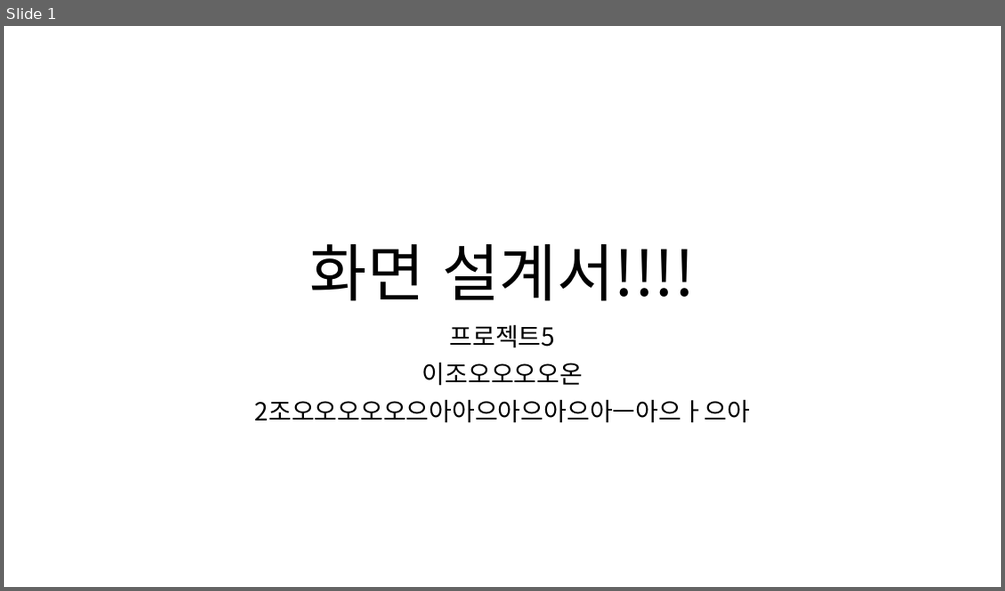
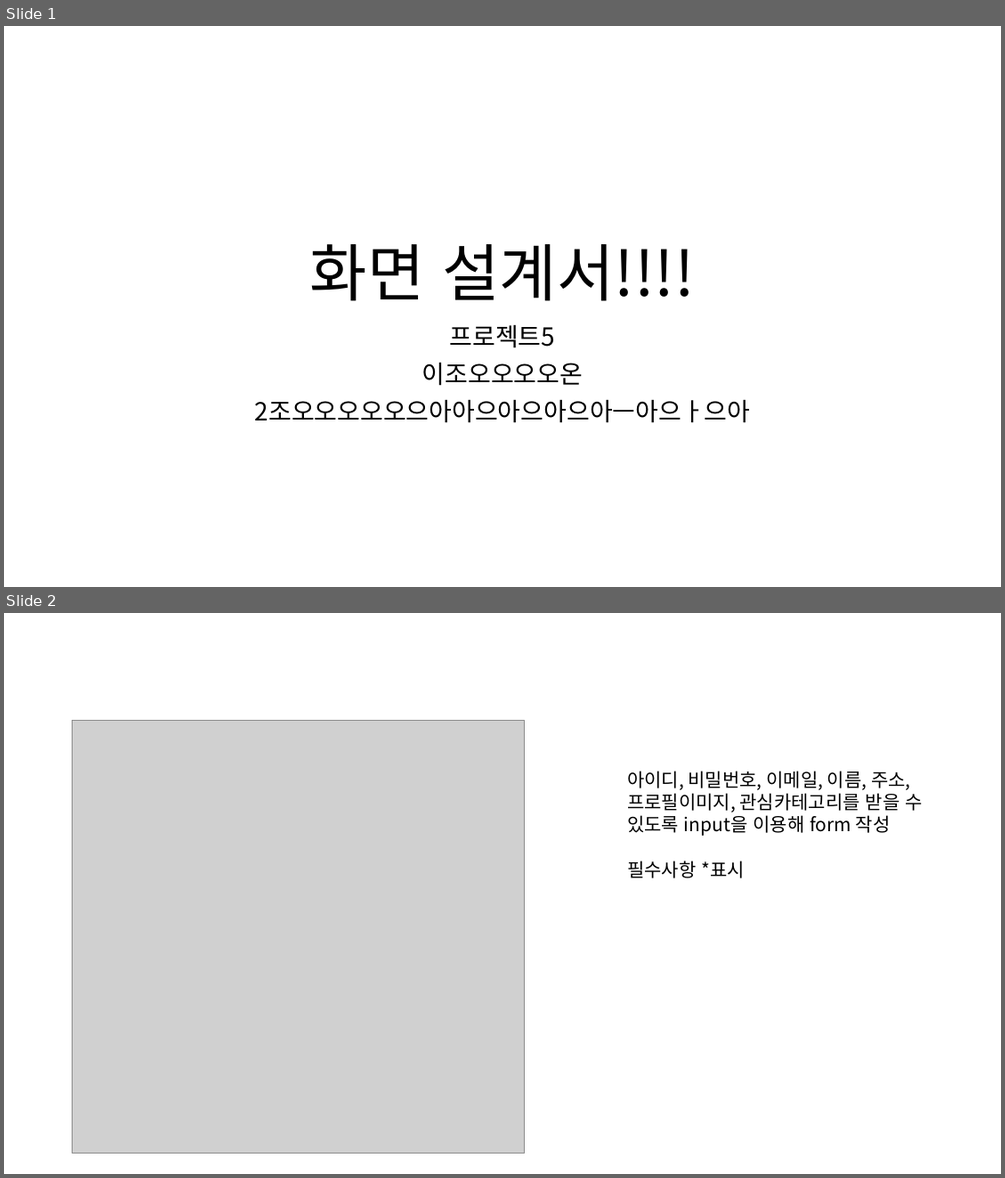
Before and after one commit to ezenteam2/e-Zone, a slide deck: 0 발표용 파워포인트/0424 4차발표/0424 project05 - 파워포인트 - 형준.pptx. Shown one above the other, each under a label of ours: slide 1 before the commit, slides 1 and 2 after it. The pictures are 1005x591 and 1005x1178 pixels, drawn with LibreOffice and Linux fonts; fonts in the diff are those of the drawing; grey boxes stand for pictures. Boxes give left, top, right and bottom in pixels: in the first picture for what was removed or moved away, otherwise in the second. Text is boxed around its words. In the diff, an @@ line names an element or a change of style, - is before the commit and + after.

```diff
--- a/0 발표용 파워포인트/0424 4차발표/0424 project05 - 파워포인트 - 형준.pptx
+++ b/0 발표용 파워포인트/0424 4차발표/0424 project05 - 파워포인트 - 형준.pptx
@@ slide 2 added at [4, 613, 1001, 1174], background #FFFFFF @@
@@ picture added at [73, 721, 525, 1153] @@
@@ text added at [627, 771, 922, 878], 18 pt, text #000000 @@
+아이디, 비밀번호, 이메일, 이름, 주소, 프로필이미지, 관심카테고리를 받을 수 있도록 input을 이용해 form 작성
+필수사항 *표시
```
Also in this commit, not shown: 1 other slide added, 8 other files.
